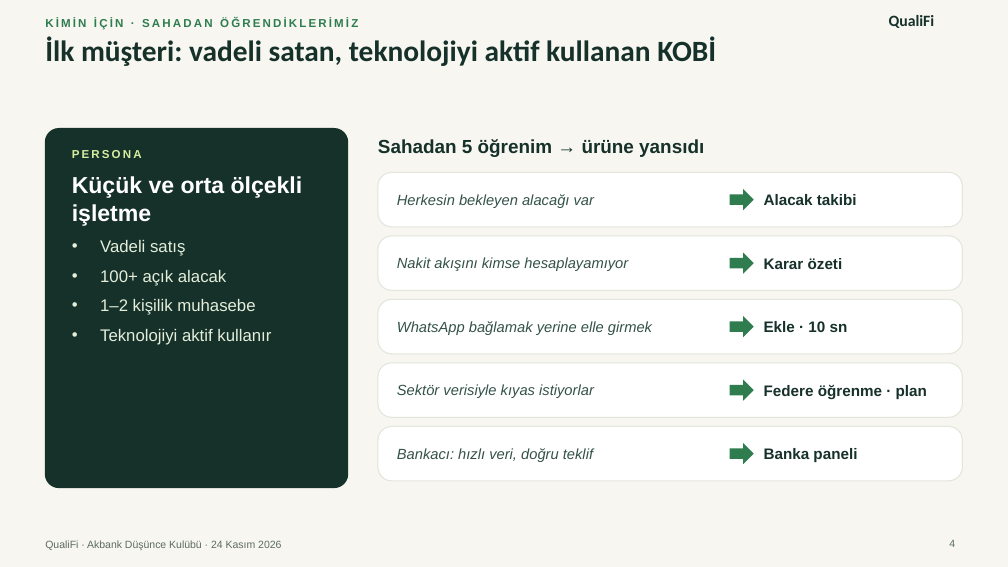
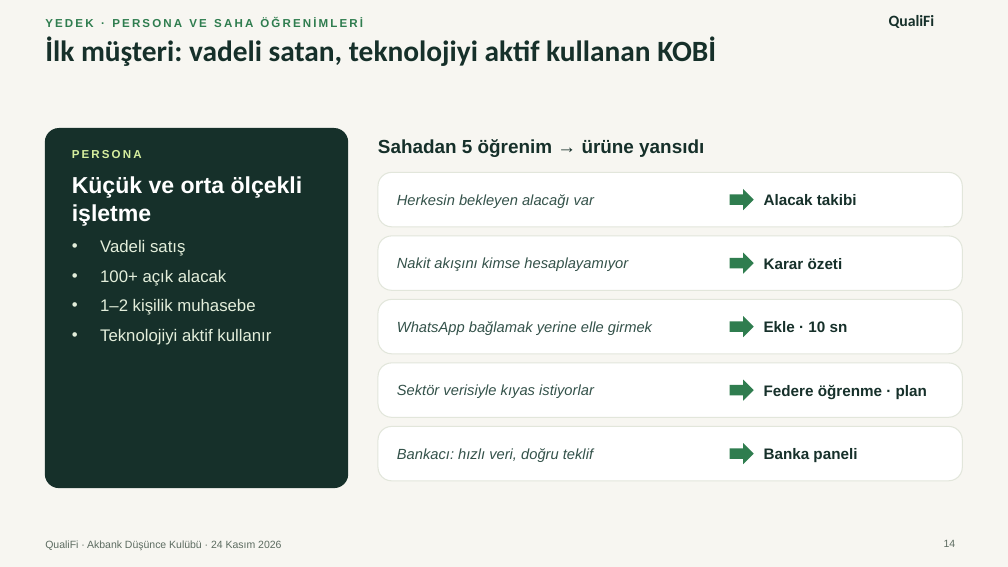
Before and after one commit to Talhaguler1/qualifi-41598058, a slide deck: slide 14 of marketing/presentation-2026-11-24/QualiFi-final-sunum.pptx (slide 4 before the commit). Drawn at 1008x567 pixels with LibreOffice and Linux fonts; fonts in the diff are those of the drawing; background and template pictures are left out. Boxes give left, top, right and bottom in pixels: in the first picture for what was removed or moved away, otherwise in the second. Text is boxed around its words. In the diff, an @@ line names an element or a change of style, - is before the commit and + after.

```diff
--- a/marketing/presentation-2026-11-24/QualiFi-final-sunum.pptx
+++ b/marketing/presentation-2026-11-24/QualiFi-final-sunum.pptx
@@ text at <box>45,18,363,27</box>: text changed @@
-KİMİN İÇİN · SAHADAN ÖĞRENDİKLERİMİZ
+YEDEK · PERSONA VE SAHA ÖĞRENİMLERİ
@@ page number at <box>944,540,956,547</box>: text changed @@
-4
+14
```
Also in this commit, not shown: 1 other slide changed, 1 slide added, 1 slide removed, 8 other files.
